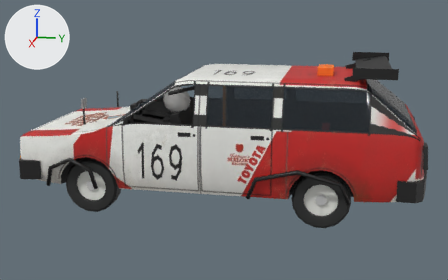
Before and after pictures for a commit that changed the glTF model public/cars/field/models/169.glb.
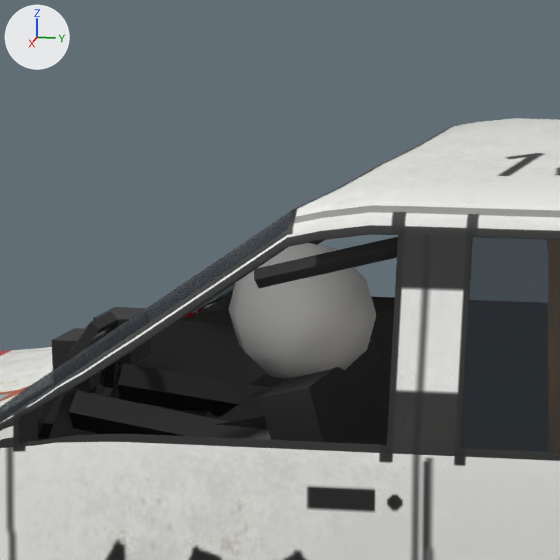
Old and new are each drawn whole from a 50 mm lens placed at (6.6, 1.4, 2.33), pointed at (0.03, 0.09, 0.68) and again close up on the part from 27% to 50% of the width and 15% to 52% of the height. The lights are fixed; the arrows at upper left show +X, +Y and +Z. The older version's two pictures come first. Vertices at exactly the same position are counted once.

Names of what the first close-up shows: 'body'.
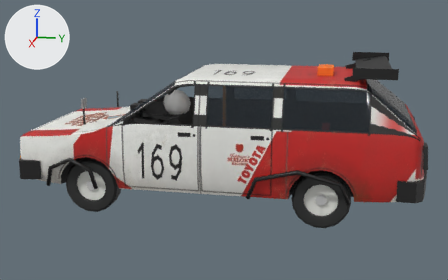
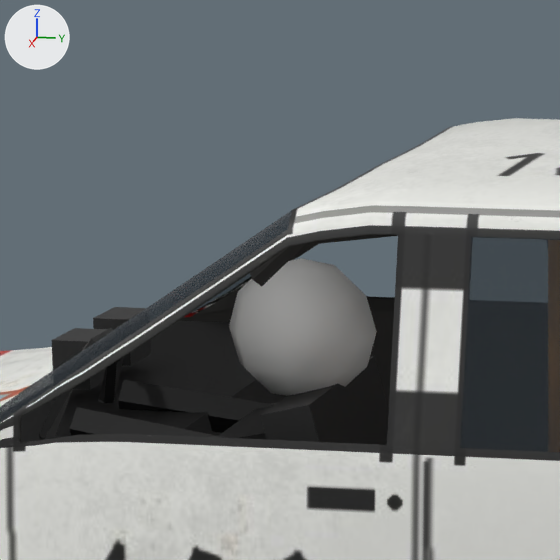
The change in detail:
me_body_mesh is used by ob_body; location (0.0, 0.0, 0.0).
me_body_mesh had 4211 vertices, 7766 faces and spanned x -0.86..0.86, y -2.03..2.21, z 0.26..1.6.
me_body_mesh now has 4181 vertices, 7706 faces and spans x -0.86..0.86, y -2.03..2.21, z 0.26..1.6.
me_body_mesh part 1: the loose piece of 8 vertices spanning x 0.13..0.63, y -0.36..-0.11, z 0.44..1.08 is copied, and the copy is moved by (0.0, 0.0, -0.03); it spans x 0.13..0.63, y -0.36..-0.11, z 0.4..1.05.
me_body_mesh part 2: the loose piece of 8 vertices spanning x 0.2..0.56, y -0.49..-0.18, z 0.46..1.02 is moved by (0.0, 0.0, -0.03).
me_body_mesh part 3: the loose piece of 10 vertices spanning x 0.49..0.59, y -0.77..-0.33, z 0.9..1.04 is moved by (0.0, 0.0, -0.03).
me_body_mesh part 4: a new loose piece, an icosphere of 80 faces spanning x 0.25..0.51, y -0.49..-0.19, z 1.01..1.29, in mat_car169_livery (picture img_169_livery).
me_body_mesh part 5: the loose piece of 10 vertices spanning x 0.58..0.64, y -0.37..-0.03, z 1.27..1.38 is rebuilt with 15 vertices and now spans x 0.58..0.65, y -0.38..-0.05, z 1.27..1.42.
Part 6, on me_body_mesh:
146 vertices are removed from x -0.75..0.75, y -0.89..-0.01, z 0.44..1.4.
333 faces are deleted.
39 vertices move from x -0.73..0.72, y -0.89..-0.02, z 0.44..1.36 to x -0.73..0.75, y -0.89..-0.03, z 0.74..1.42.
61 vertices are added at x -0.75..0.74, y -0.89..-0.03, z 0.74..1.42.
171 new faces join them, mat_car169_livery (picture img_169_livery).
Other edits to the shape of me_body_mesh do not show in these pictures.

Where the change shows, as pixel boxes (x1, y1, x2, y2) in the close-ups (560 x 560 px; the box of a moved part takes in the faces that stretch with it):
part 1 of me_body_mesh, added: after (260, 356, 389, 445)
part 2 of me_body_mesh, moved or reshaped: before (214, 387, 275, 429); after (218, 403, 276, 440)
part 3 of me_body_mesh, moved or reshaped: before (69, 390, 271, 440); after (70, 407, 226, 438)
part 4 of me_body_mesh, added: after (229, 258, 377, 396)
part 5 of me_body_mesh, rebuilt: before (254, 237, 398, 288); after (250, 234, 398, 286)
part 6 of me_body_mesh, cut back: before (38, 243, 389, 445); after (39, 328, 274, 440)
